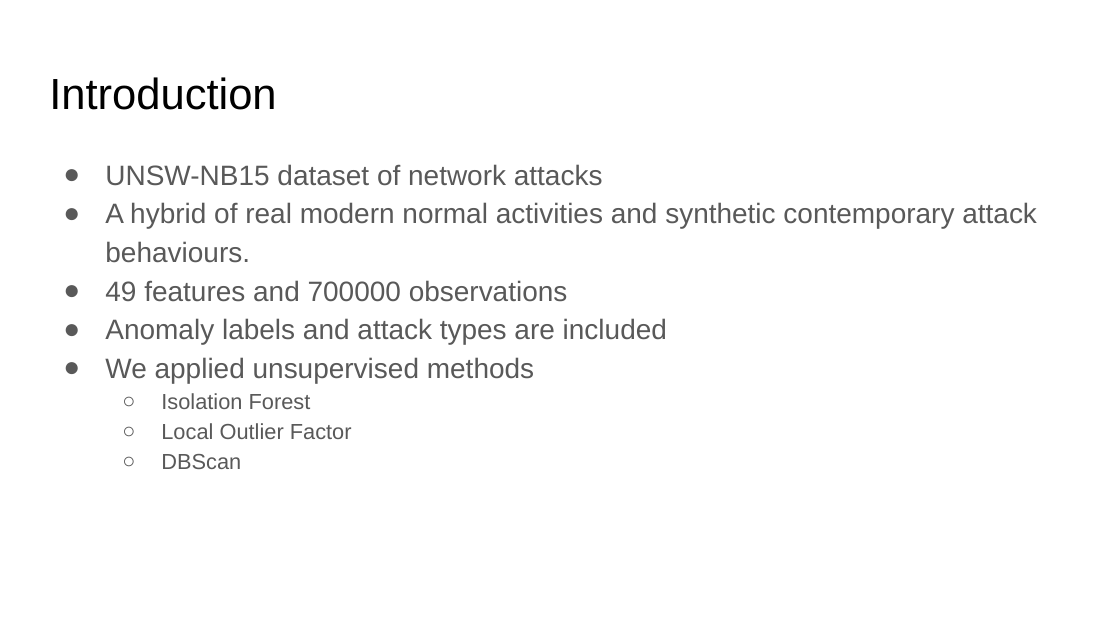
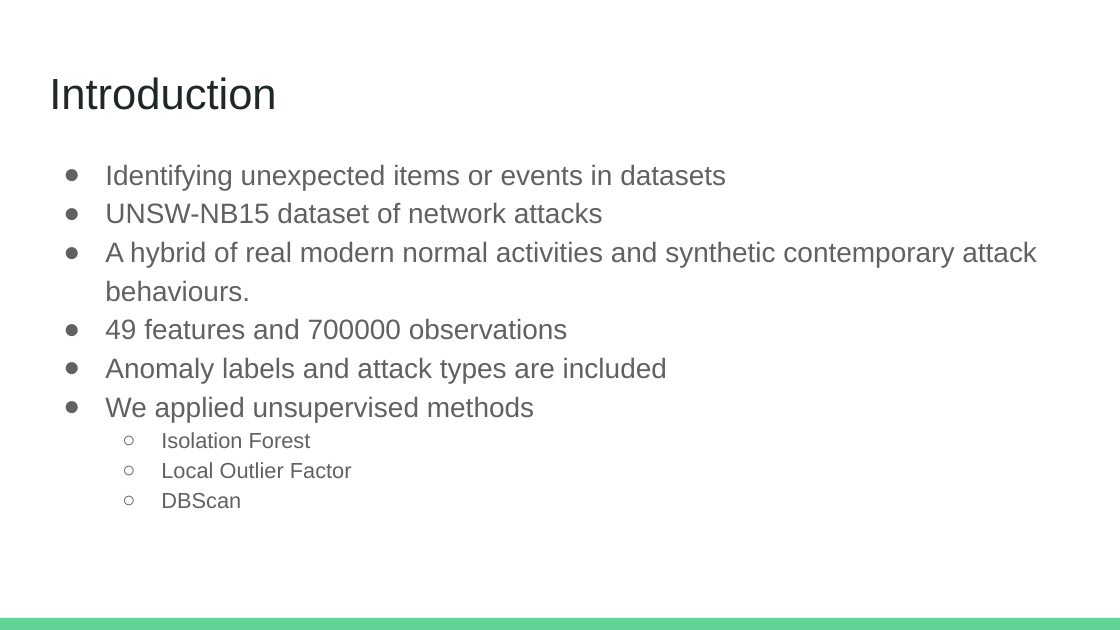
Before and after one commit to rmzn1717/anomaly_detection_project, a slide deck: slide 3 of Unsupervised Anomaly Detection.pptx. Drawn at 1120x630 pixels with LibreOffice and Linux fonts; fonts in the diff are those of the drawing. Boxes give left, top, right and bottom in pixels: in the first picture for what was removed or moved away, otherwise in the second. Text is boxed around its words. In the diff, an @@ line names an element or a change of style, - is before the commit and + after.

```diff
--- a/Unsupervised Anomaly Detection.pptx
+++ b/Unsupervised Anomaly Detection.pptx
@@ title "Introduction" at (x1=49, y1=77, x2=276, y2=110): text colour #000000 to #202729 @@
@@ text at (x1=105, y1=164, x2=726, y2=190): paragraph added @@
+● Identifying unexpected items or events in datasets
@@ text at (x1=105, y1=202, x2=1037, y2=508): text colour #595959 to #616161 in "UNSW-NB15 dataset of network attacks", "A hybrid of real modern normal activities ...", "49 features and 700000 observations", "Anomaly labels and attack types are included" and 4 more places; bullet colour #595959 to #616161 @@
@@ rectangle added at (x1=0, y1=618, x2=1120, y2=630), fill #63D297 @@
```
Also in this commit, not shown: 21 other slides changed, 13 slides added, 3 slides removed, 1 other file.
